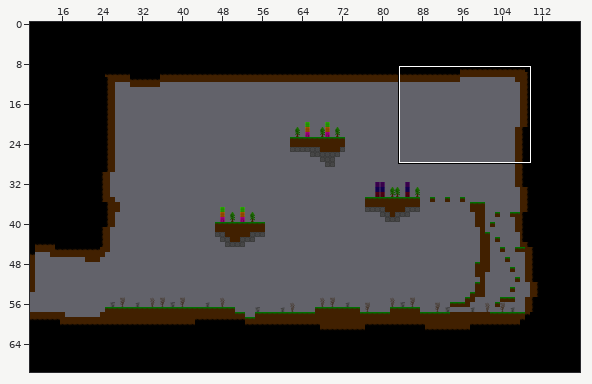
Level history. Tiled map: assets/maps/newroom.tmx. Above: a wide view before the commit, with the close-up outlined.
Close-up. First the earlier version:
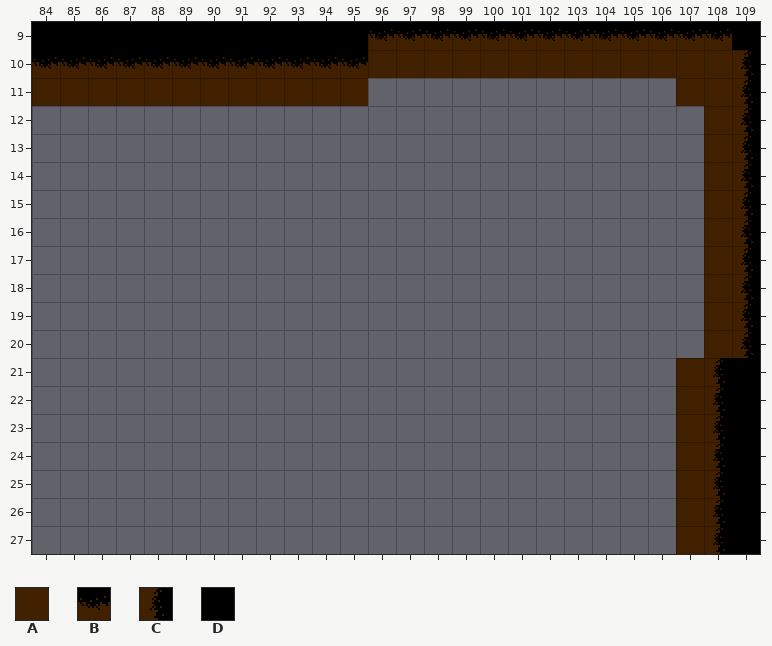
Cells are 32x32 px. Shown: x 84..109, y 9..27. The commit also changed other parts of the map, which this record leaves out.
Key: from "terrain": A 1, B 3, C 5, D 8.
_ is an empty cell.
Layer "main" before, first column x 84:
 9 DDDDDDDDDDDDBBBBBBBBBBBBBD
10 BBBBBBBBBBBBAAAAAAAAAAAAAC
11 AAAAAAAAAAAA___________AAC
12 ________________________AC
13 ________________________AC
14 ________________________AC
15 ________________________AC
16 ________________________AC
17 ________________________AC
18 ________________________AC
19 ________________________AC
20 ________________________AC
21 _______________________ACD
22 _______________________ACD
23 _______________________ACD
24 _______________________ACD
25 _______________________ACD
26 _______________________ACD
27 _______________________ACD
After the commit:
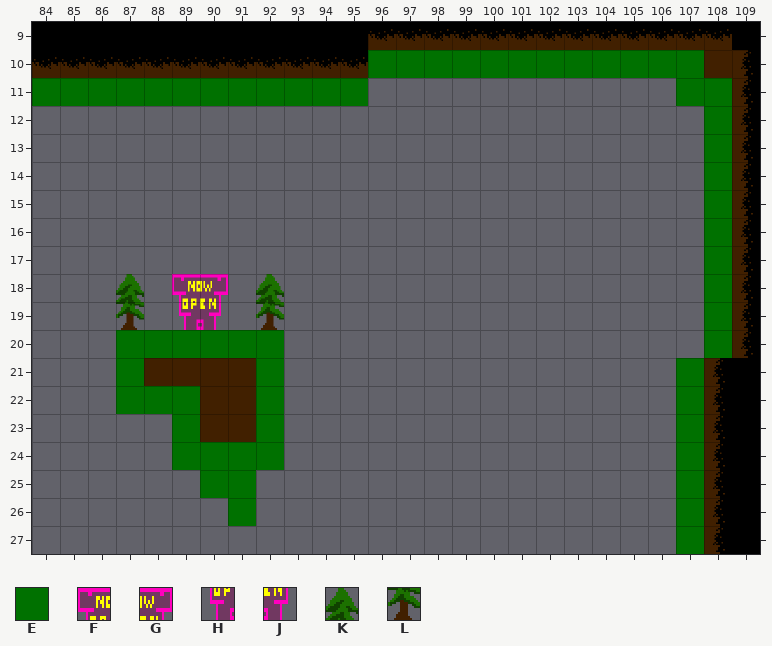
Further tiles: from "terrain": E 7, F 12, G 13, H 22, J 23, K 39, L 49.
Tiles of an added or newly shown layer are drawn over the layers below it.
Changes in this commit:
Layer "main":
y 18: x 87 _ -> K; x 89..90 __ -> FG; x 92 _ -> K
y 19: x 87 _ -> L; x 89..90 __ -> HJ; x 92 _ -> L
y 21: x 88..91 ____ -> AAAA
y 22..23: x 90..91 __ -> AA
Layer "collide" (now shown):
y 10: x 96..107 ____________ -> EEEEEEEEEEEE
y 11: x 84..95 ____________ -> EEEEEEEEEEEE; x 107..108 __ -> EE
y 12..19: x 108 _ -> E
y 20: x 87..92 ______ -> EEEEEE; x 108 _ -> E
y 21: x 87 _ -> E; x 92 _ -> E; x 107 _ -> E
y 22: x 87..89 ___ -> EEE; x 92 _ -> E; x 107 _ -> E
y 23: x 89 _ -> E; x 92 _ -> E; x 107 _ -> E
y 24: x 89..92 ____ -> EEEE; x 107 _ -> E
y 25: x 90..91 __ -> EE; x 107 _ -> E
y 26: x 91 _ -> E; x 107 _ -> E
y 27: x 107 _ -> E
Where, in picture pixels (left, top, right, bottom), the same in both close-ups:
added: (32, 50, 732, 554)
